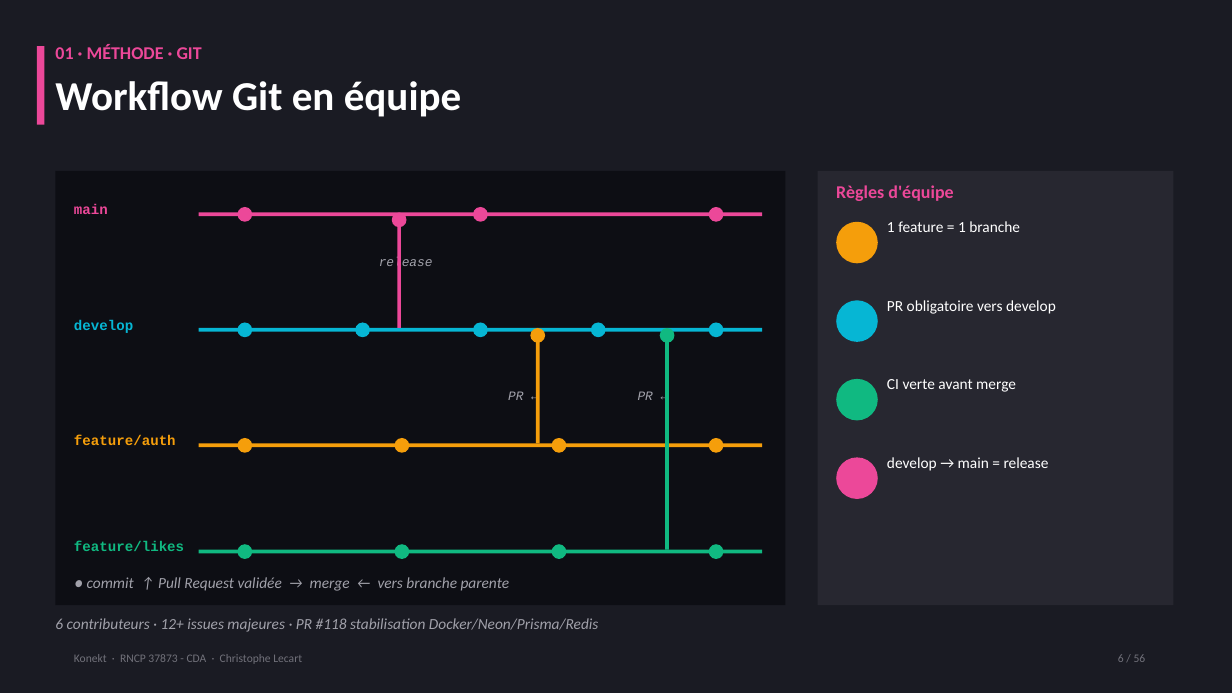
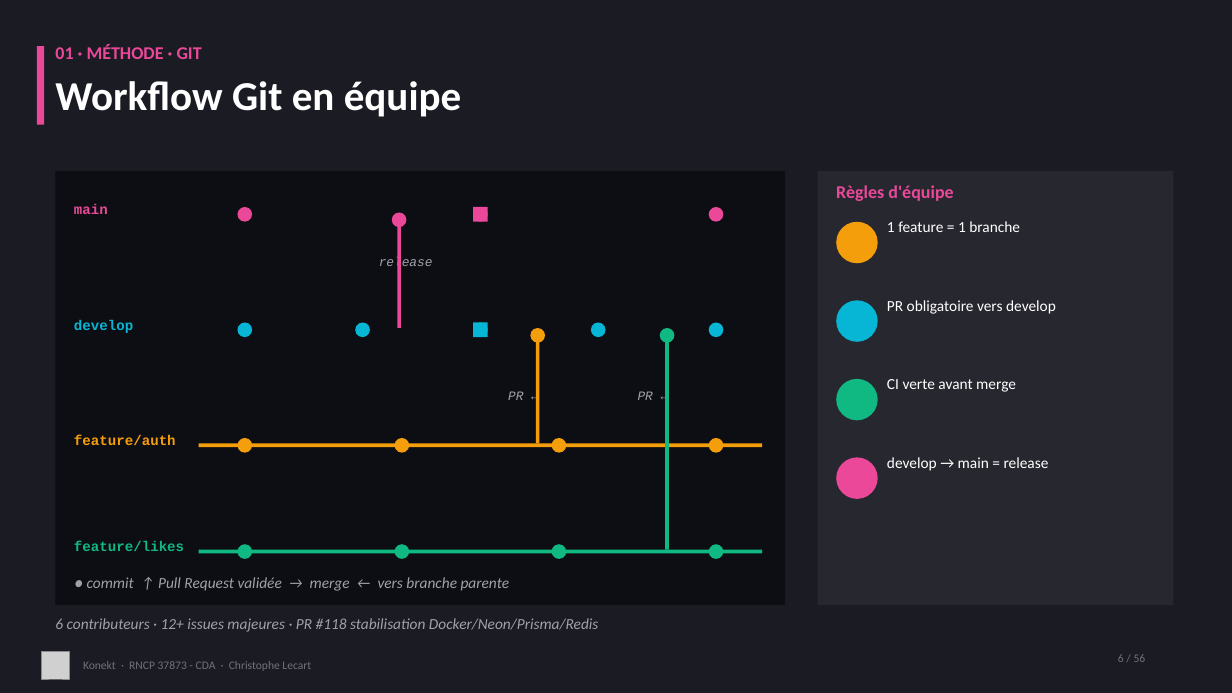
Before and after one commit to CLecart/social-network, a slide deck: slide 6 of dossier-certification/00-presentation/Konekt_RNCP_37873_Support_Visuel.pptx. Drawn at 1232x693 pixels with LibreOffice and Linux fonts; fonts in the diff are those of the drawing; grey boxes stand for pictures. Boxes give left, top, right and bottom in pixels: in the first picture for what was removed or moved away, otherwise in the second. Text is boxed around its words. In the diff, an @@ line names an element or a change of style, - is before the commit and + after.

```diff
--- a/dossier-certification/00-presentation/Konekt_RNCP_37873_Support_Visuel.pptx
+++ b/dossier-certification/00-presentation/Konekt_RNCP_37873_Support_Visuel.pptx
@@ rectangle: place and size @@
-rectangle at box(199, 213, 762, 216)
+rectangle at box(473, 207, 488, 222)
@@ rectangle: place and size @@
-rectangle at box(199, 328, 762, 332)
+rectangle at box(473, 323, 488, 337)
@@ picture added at box(42, 652, 69, 679) @@
@@ text "Konekt · RNCP 37873 - ..." at box(83, 661, 311, 671): vertical alignment top to middle @@
```
Also in this commit, not shown: 15 other slides changed, 6 other files.
